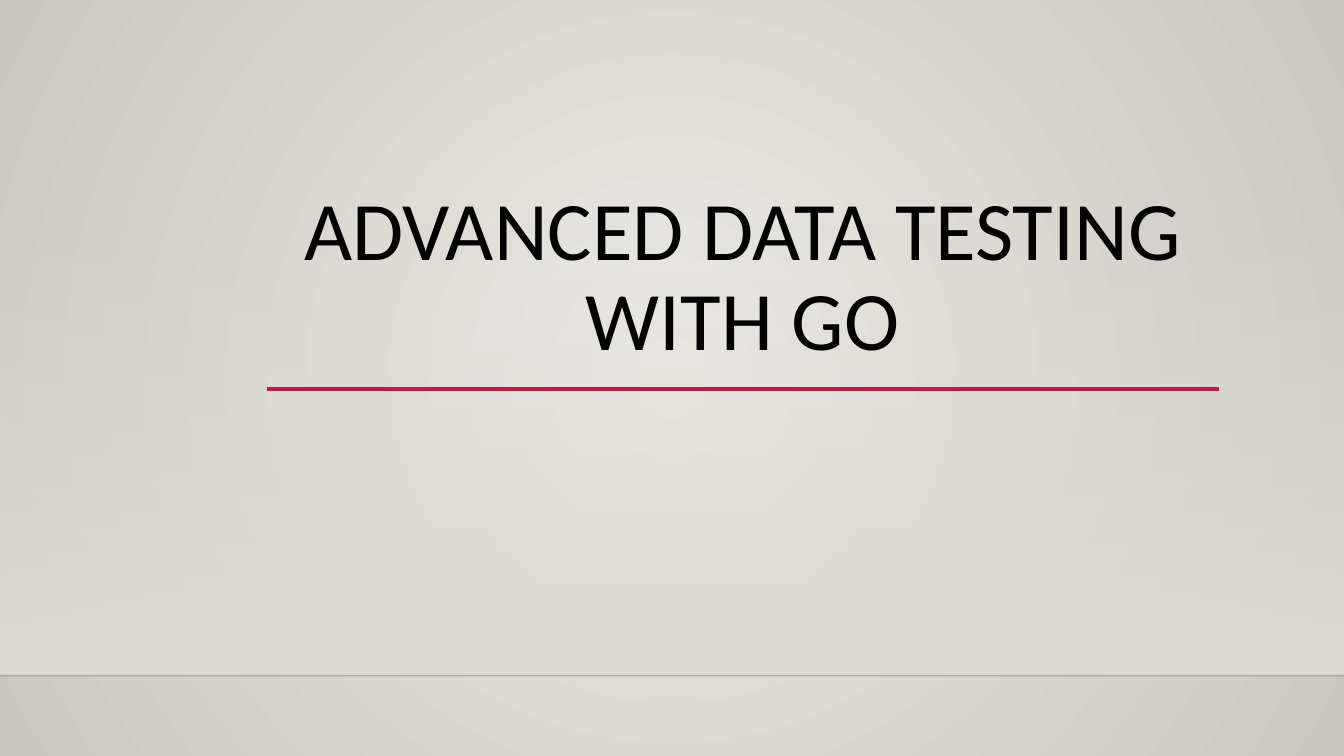
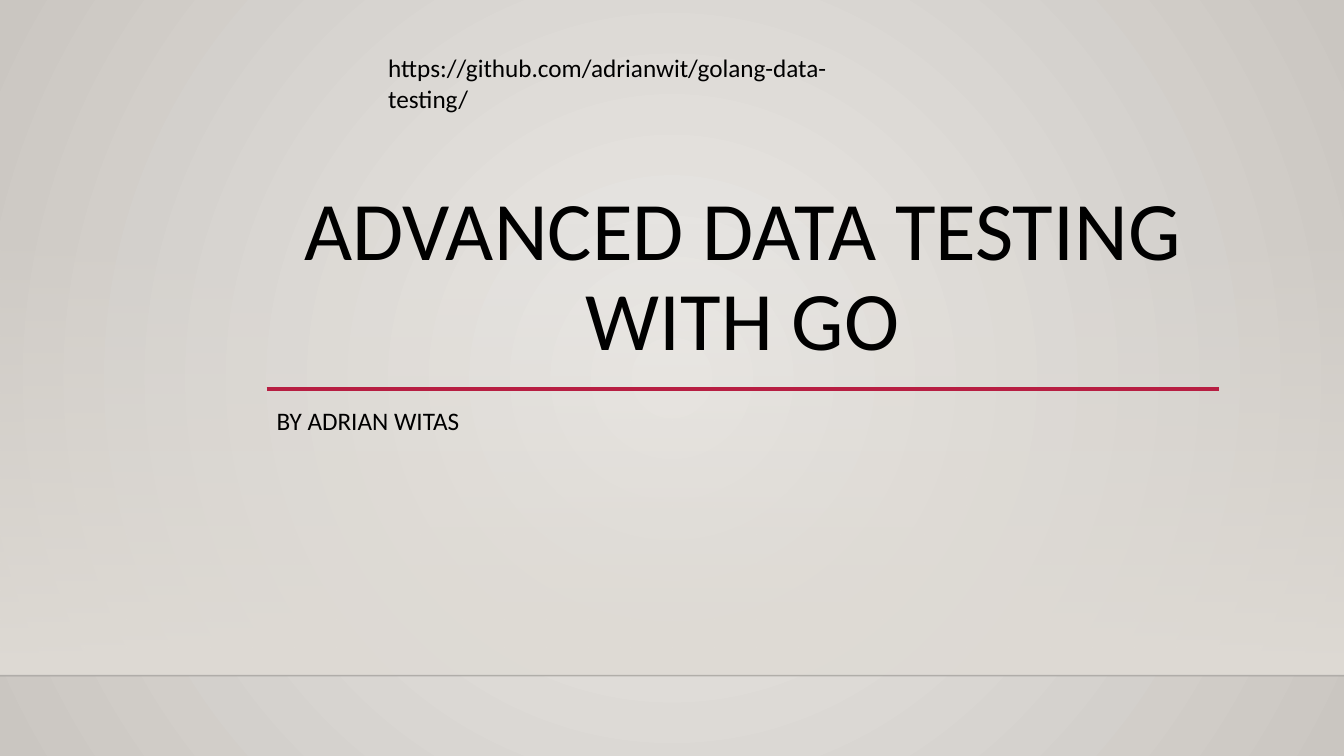
Before and after one commit to adrianwit/golang-data-testing, a slide deck: slide 1 of advanced_data_testing.pptx. Drawn at 1344x756 pixels with LibreOffice and Linux fonts; fonts in the diff are those of the drawing; background and template pictures are left out. Boxes give left, top, right and bottom in pixels: in the first picture for what was removed or moved away, otherwise in the second. Text is boxed around its words. In the diff, an @@ line names an element or a change of style, - is before the commit and + after.

Commit message:
updated presentation

```diff
--- a/advanced_data_testing.pptx
+++ b/advanced_data_testing.pptx
@@ text added at [388,59,826,113], 18 pt, text #000000 @@
+https://github.com/adrianwit/golang-data-testing/
@@ subtitle added at [277,413,459,430], 18 pt, text #000000 @@
+BY ADRIAN WITAS
```
